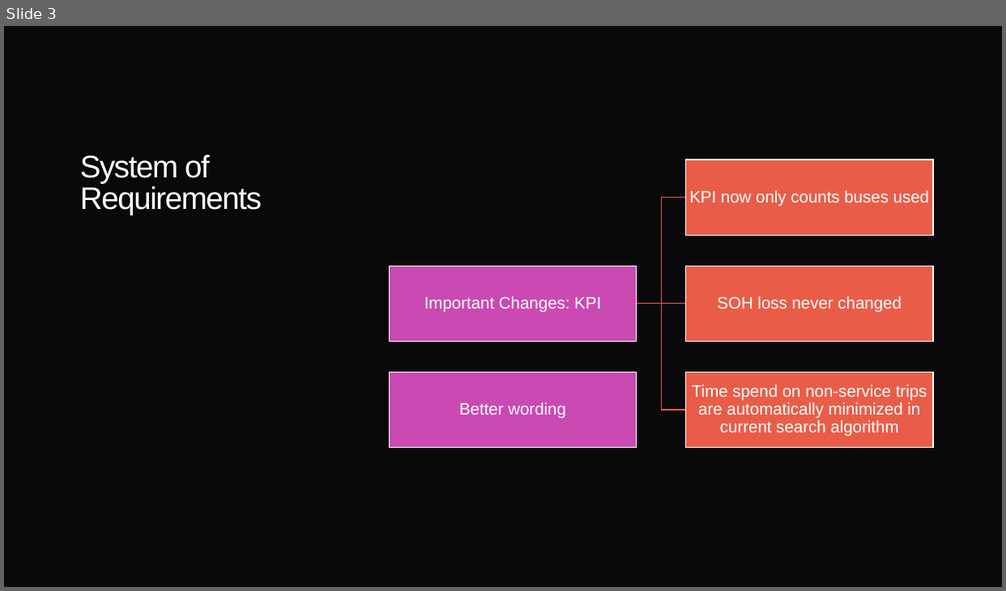
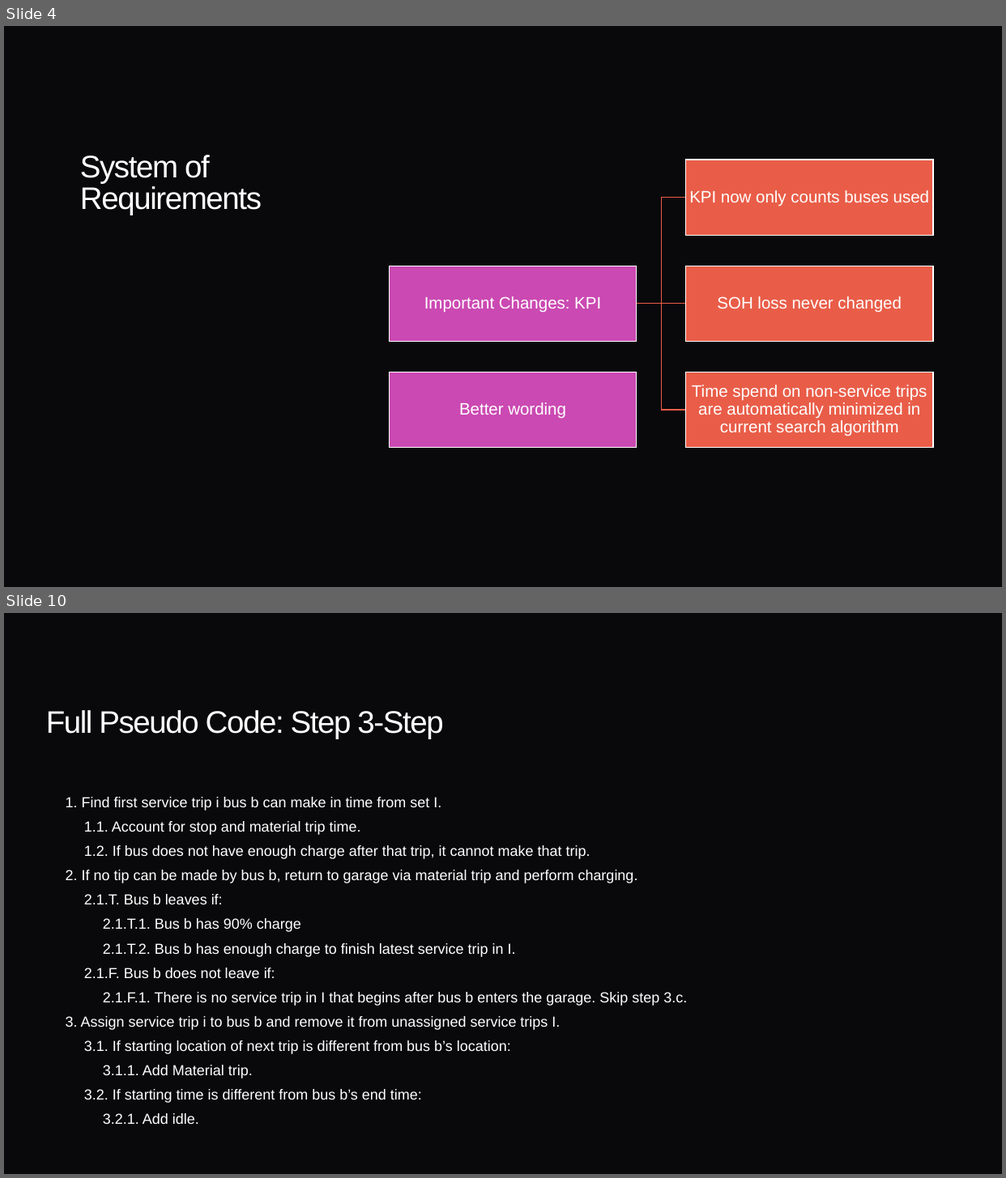
Before and after one commit to ginassadauskas/Project5Group1, a slide deck: Legal/StatementOfRequirementsV3.pptx. Shown one above the other, each under a label of ours: slide 3 before the commit, slides 4 and 10 after it; the slides between them are not shown. The pictures are 1006x591 and 1006x1178 pixels, drawn with LibreOffice and Linux fonts; fonts in the diff are those of the drawing. Boxes give left, top, right and bottom in pixels: in the first picture for what was removed or moved away, otherwise in the second. Text is boxed around its words. In the diff, an @@ line names an element or a change of style, - is before the commit and + after.

```diff
--- a/Legal/StatementOfRequirementsV3.pptx
+++ b/Legal/StatementOfRequirementsV3.pptx
@@ slide 10 added at (x1=4, y1=613, x2=1002, y2=1174), background #09090C @@
@@ title added at (x1=46, y1=710, x2=443, y2=739), 30 pt, text #FFFFFF @@
+Full Pseudo Code: Step 3-Step
@@ text added at (x1=66, y1=797, x2=687, y2=1124), 14 pt, text #FFFFFF @@
+  1. Find first service trip i bus b can make in time from set I.
+    1.1. Account for stop and material trip time.
+    1.2. If bus does not have enough charge after that trip, it cannot make that trip.
+  2. If no tip can be made by bus b, return to garage via material trip and perform charging.
+    2.1.T. Bus b leaves if:
+      2.1.T.1. Bus b has 90% charge
+      2.1.T.2. Bus b has enough charge to finish latest service trip in I.
+    2.1.F. Bus b does not leave if:
+      2.1.F.1. There is no service trip in I that begins after bus b enters the garage. Skip step 3.c.
+  3. Assign service trip i to bus b and remove it from unassigned service trips I.
+    3.1. If starting location of next trip is different from bus b’s location:
+      3.1.1. Add Material trip.
+    3.2. If starting time is different from bus b’s end time:
+      3.2.1. Add idle.
@@ what was slide 3 is now slide 4 @@
```
Also in this commit, not shown: 1 slide changed, 6 other slides added, 1 other file.
